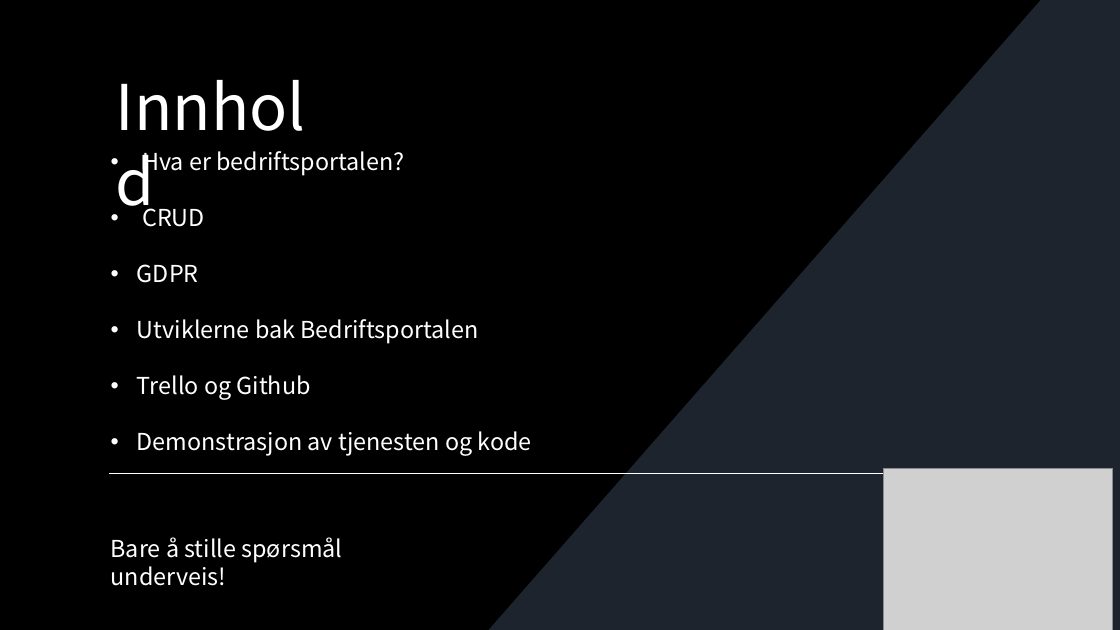
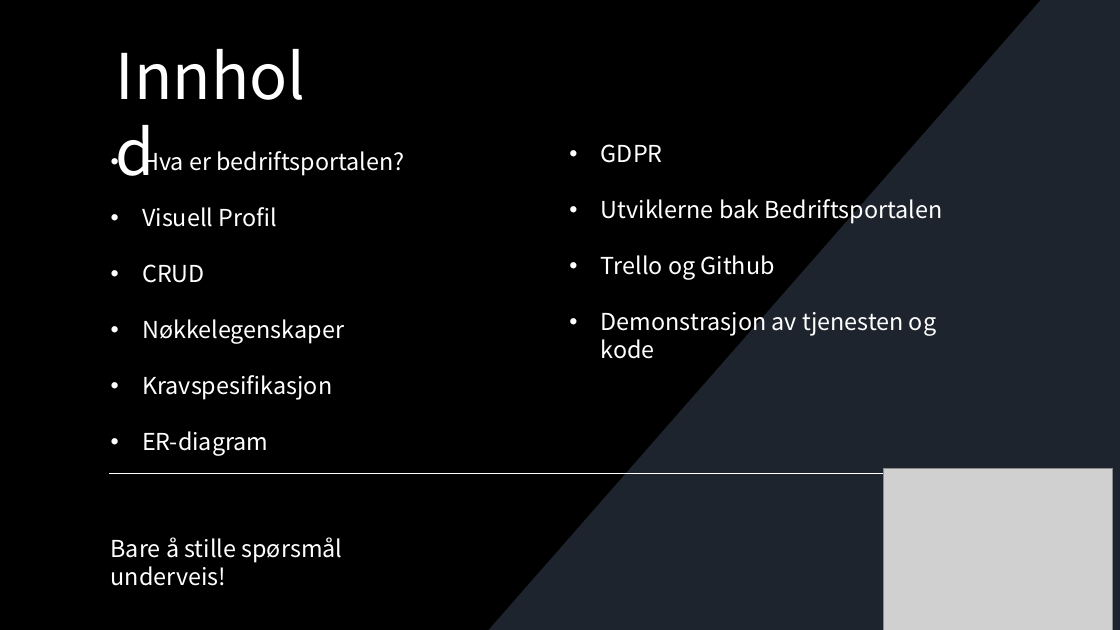
Before and after one commit to JonasTopper/Bedriftsportalen, a slide deck: slide 2 of Presentasjon.pptx. Drawn at 1120x630 pixels with LibreOffice and Linux fonts; fonts in the diff are those of the drawing; grey boxes stand for pictures; background and template pictures are left out. Boxes give left, top, right and bottom in pixels: in the first picture for what was removed or moved away, otherwise in the second. Text is boxed around its words. In the diff, an @@ line names an element or a change of style, - is before the commit and + after.

Commit message:
Visuell profil slide

```diff
--- a/Presentasjon.pptx
+++ b/Presentasjon.pptx
@@ text "Innhold" moved from (x1=108, y1=63, x2=347, y2=148) to (x1=108, y1=33, x2=347, y2=118) @@
@@ text added at (x1=601, y1=144, x2=942, y2=359), 20 pt, text #FFFFFF @@
+• GDPR
+• Utviklerne bak Bedriftsportalen
+• Trello og Github
+• Demonstrasjon av tjenesten og kode
@@ text at (x1=142, y1=207, x2=277, y2=227): paragraph added @@
+• Visuell Profil
@@ text at (x1=142, y1=319, x2=344, y2=456): text changed @@
-• GDPR
-• Utviklerne bak Bedriftsportalen
-• Trello og Github
-• Demonstrasjon av tjenesten og kode
+• Nøkkelegenskaper
+• Kravspesifikasjon
+• ER-diagram
```
Also in this commit, not shown: 3 other slides changed, 4 slides added.
